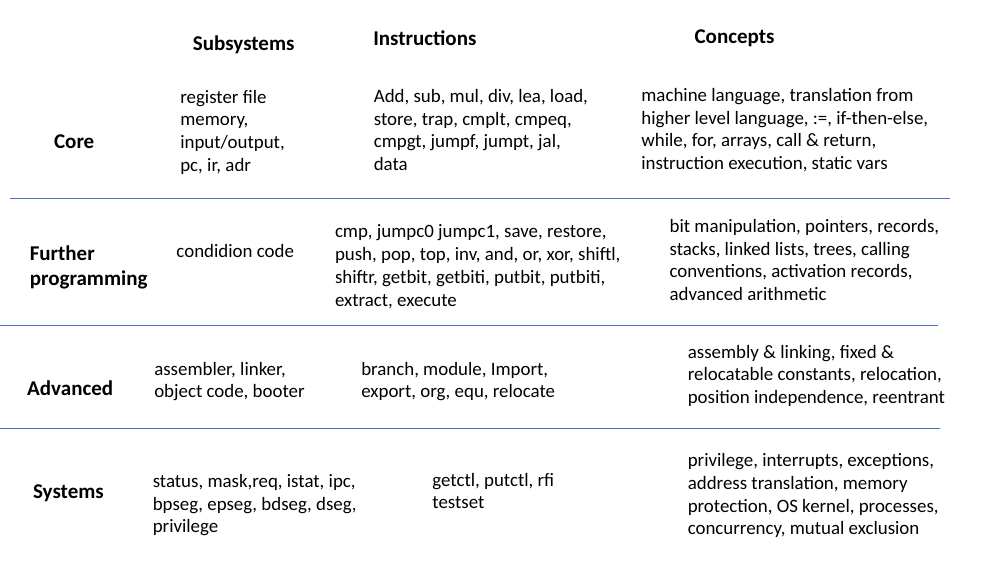
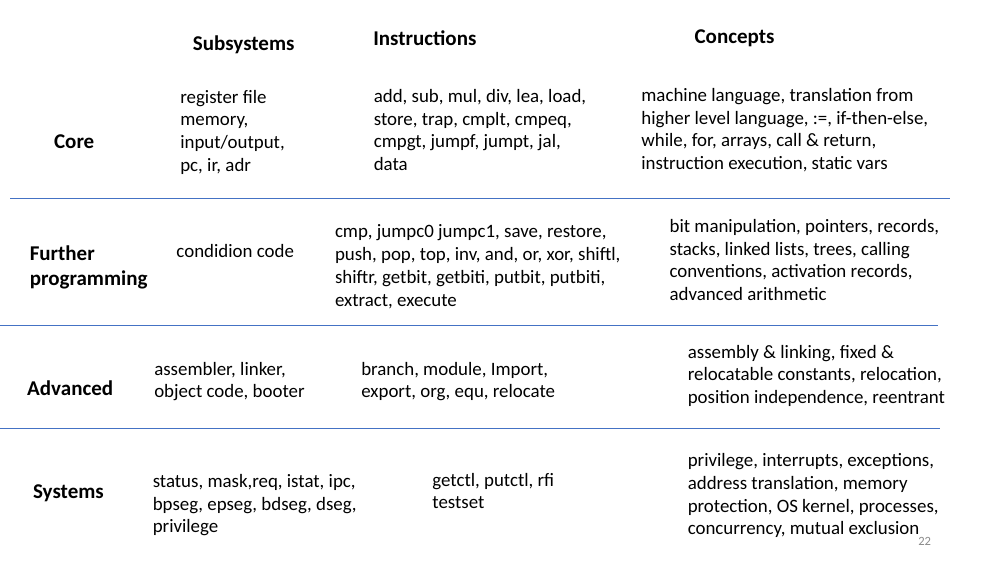
Before and after one commit to jtod/jtod.github.io, a slide deck: slide 22 of home/Sigma16/dev/docs/papers/Computer systems with Sigma16 and Hydra.pptx (slide 5 before the commit). Drawn at 1008x567 pixels with LibreOffice and Linux fonts; fonts in the diff are those of the drawing. Boxes give left, top, right and bottom in pixels: in the first picture for what was removed or moved away, otherwise in the second. Text is boxed around its words. In the diff, an @@ line names an element or a change of style, - is before the commit and + after.

```diff
--- a/home/Sigma16/dev/docs/papers/Computer systems with Sigma16 and Hydra.pptx
+++ b/home/Sigma16/dev/docs/papers/Computer systems with Sigma16 and Hydra.pptx
@@ text at (374, 89, 586, 170): text changed @@
-Add, sub, mul, div, lea, load, store, trap, cmplt, cmpeq, cmpgt, jumpf, jumpt, jal, data
+add, sub, mul, div, lea, load, store, trap, cmplt, cmpeq, cmpgt, jumpf, jumpt, jal, data
@@ page number added at (918, 537, 931, 545), 12 pt, text #8C8C8C @@
+22
```
Also in this commit, not shown: 2 other slides changed, 25 slides added, 1 slide removed, 11 other files.
